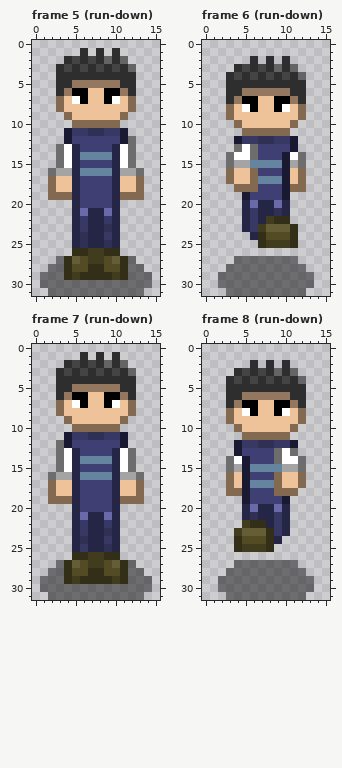
A pixel-art file gets an edit: Shroomfall/entity/player/player.aseprite. Above is the file before it was changed.
16x32 pixels, 36 frames. Colours within 5 levels of each other are drawn and written as one. Shown: frame 5 (run-down), frame 6 (run-down), frame 7 (run-down), frame 8 (run-down). The commit also changed other frames, which this record leaves out.
New version:
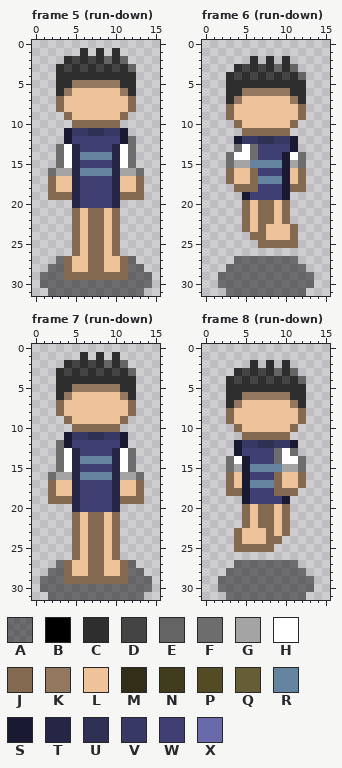
Palette (. is transparent): A #00000077  B #000000  C #2e2e2e  D #444444  E #646464  F #6d6d6d  G #a4a4a4  H #ffffff  J #826950  K #93785f  L #eec39a  M #322e17  N #413c1e  P #524b24  Q #645d35  R #65849f  S #191932  T #252546  U #303055  V #383864  W #3f3f74  X #6a6aaa
Change:
layer "skin/skin" added
layer "eye/small" now hidden
layer "skin/yellow" removed
layer "shoe/oxford" removed
layer "pant/jean" removed
Changed rows in their new state; - is an unchanged pixel.
Frame 5 (run-down):
first column x 5:
 6 LL--LL
 7 LL--LL
first column x 4:
21 -JLJJLJ-
22 -JLJJLJ-
23 -JLJJLJ-
24 -JLJJLJ-
25 -JLJJLJ-
26 -JLJJLJ-
27 JLLJJLLJ
28 JLLJJLLJ
29 JJJJJJJJ
Frame 6 (run-down):
first column x 5:
 7 LL--LL
 8 LL--LL
first column x 5:
20 JLJJLJ-
21 JLJJLJ-
22 JLJJLJ-
23 JLJLLLJ
24 -JJLLLJ
25 --JJJJJ
Frame 7 (run-down): the same change as frame 5 (run-down)
Frame 8 (run-down):
first column x 5:
 7 LL--LL
 8 LL--LL
first column x 4:
20 -JLJJLJ
21 -JLJJLJ
22 -JLJJLJ
23 JLLLJLJ
24 JLLLJJ-
25 JJJJJ--
Changed places in both pictures, as pixel boxes (x1, y1, x2, y2):
changed: (72, 88, 120, 104)
changed: (64, 208, 128, 280)
changed: (242, 96, 290, 112)
changed: (242, 200, 298, 248)
changed: (72, 392, 120, 408)
changed: (64, 512, 128, 584)
changed: (242, 400, 290, 416)
changed: (234, 504, 290, 552)
